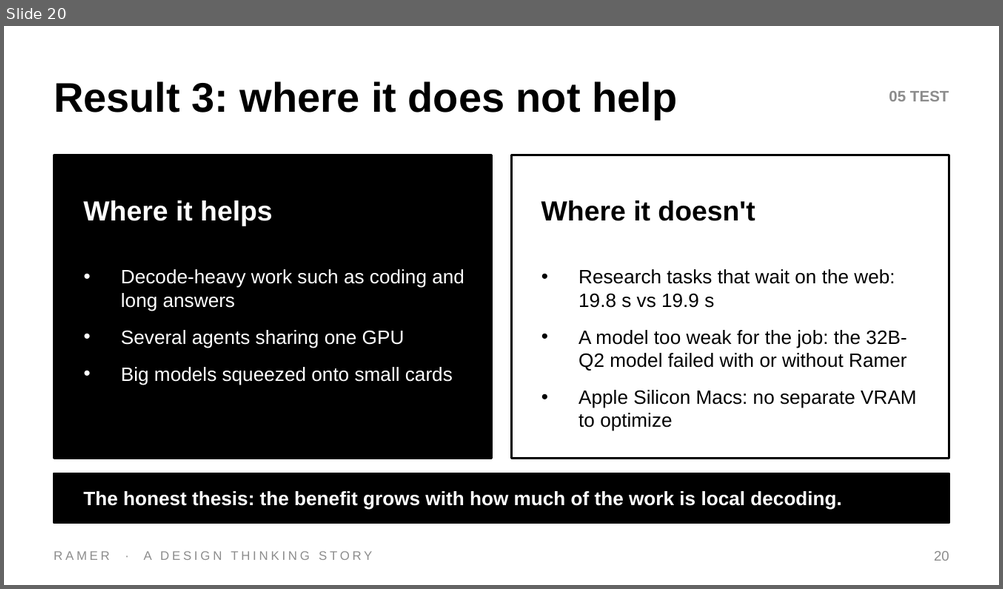
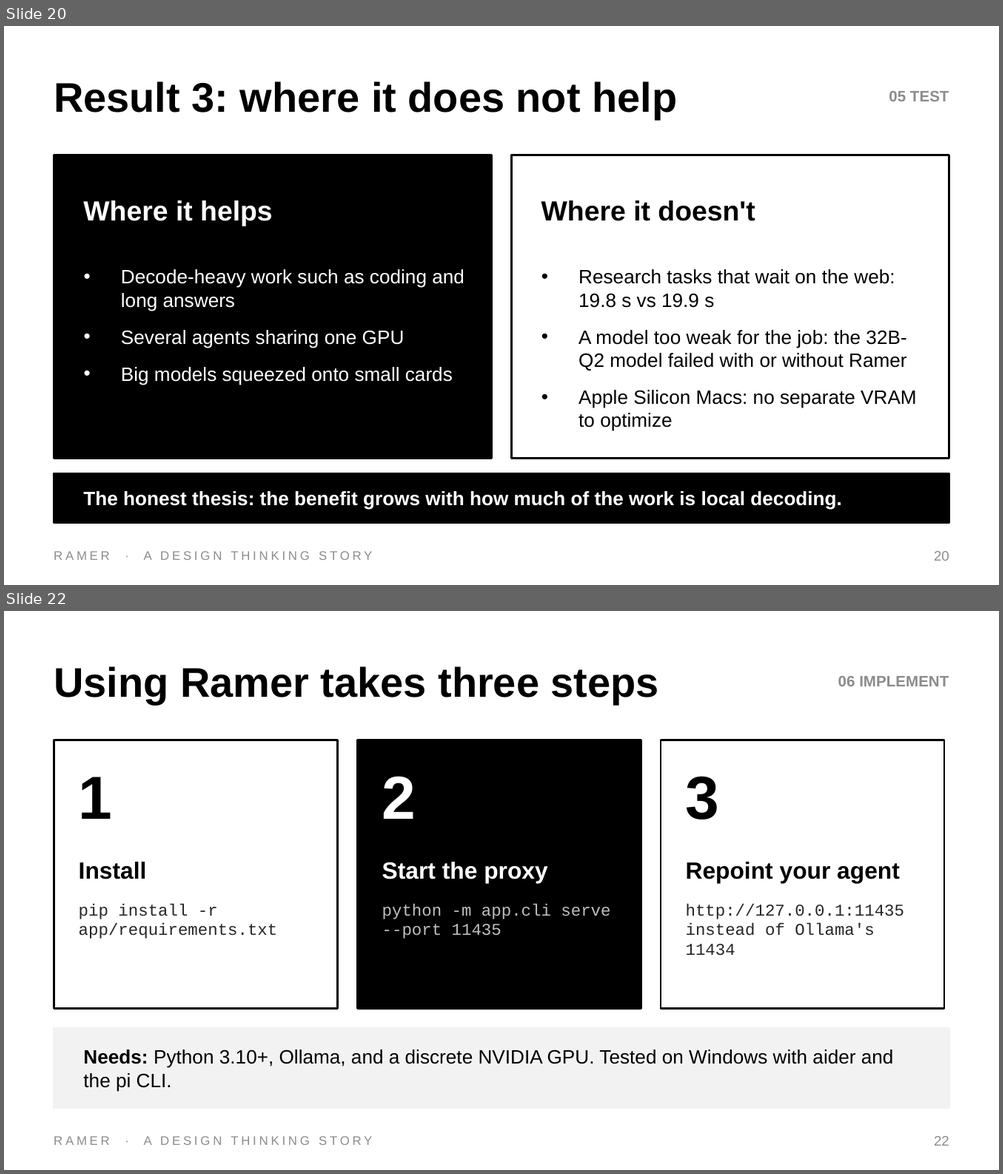
Before and after one commit to DrNeel11/tvarin, a slide deck: docs/Every_Last_Token.pptx. Shown one above the other, each under a label of ours: slide 20 before the commit, slides 20 and 22 after it; the slides between them are not shown. The pictures are 1003x589 and 1003x1174 pixels, drawn with LibreOffice and Linux fonts; fonts in the diff are those of the drawing. Boxes give left, top, right and bottom in pixels: in the first picture for what was removed or moved away, otherwise in the second. Text is boxed around its words. In the diff, an @@ line names an element or a change of style, - is before the commit and + after.

```diff
--- a/docs/Every_Last_Token.pptx
+++ b/docs/Every_Last_Token.pptx
@@ slide 22 added at <box>4,611,999,1170</box>, background #FFFFFF @@
@@ text added at <box>54,667,659,704</box>, 30 pt, text #000000, bold @@
+Using Ramer takes three steps
@@ text added at <box>838,676,948,686</box>, 11 pt, text #8C8C8C, bold @@
+06 IMPLEMENT
@@ rectangle added at <box>54,741,337,1009</box>, fill #FFFFFF, outline #000000 1.5 pt @@
@@ rectangle added at <box>357,741,640,1009</box>, fill #000000, outline #000000 1.5 pt @@
@@ rectangle added at <box>660,741,944,1009</box>, fill #FFFFFF, outline #000000 1.5 pt @@
@@ text added at <box>79,777,113,819</box>, 44 pt, text #000000, bold @@
+1
@@ text added at <box>382,776,416,819</box>, 44 pt, text #FFFFFF, bold @@
+2
@@ text added at <box>686,776,720,820</box>, 44 pt, text #000000, bold @@
+3
@@ text added at <box>79,862,147,880</box>, 17 pt, text #000000, bold @@
+Install
@@ text added at <box>382,862,547,883</box>, 17 pt, text #FFFFFF, bold @@
+Start the proxy
@@ text added at <box>686,862,899,883</box>, 17 pt, text #000000, bold @@
+Repoint your agent
@@ text added at <box>79,903,278,939</box>, 12 pt, text #262626 @@
+pip install -r app/requirements.txt
@@ text added at <box>382,903,610,939</box>, 12 pt, text #BFBFBF @@
+python -m app.cli serve --port 11435
@@ text added at <box>686,903,904,956</box>, 12 pt, text #262626 @@
+http://127.0.0.1:11435 instead of Ollama's 11434
@@ rectangle added at <box>54,1028,949,1108</box>, fill #F2F2F2, outline #F2F2F2 1 pt @@
@@ text added at <box>83,1050,893,1092</box>, 14 pt, text #000000 @@
+Needs: Python 3.10+, Ollama, and a discrete NVIDIA GPU. Tested on Windows with aider and the pi CLI.
@@ text added at <box>54,1136,372,1145</box>, 9 pt, text #8C8C8C @@
+RAMER · A DESIGN THINKING STORY
@@ text added at <box>933,1136,949,1146</box>, 10 pt, text #8C8C8C @@
+22
```
Also in this commit, not shown: 8 slides changed, 2 other slides added.
